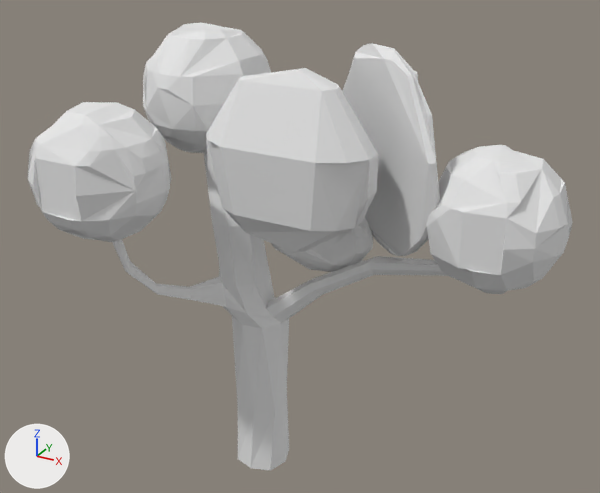
A saved change to the Blender file _Blender Files/Tree2.blend.
Both versions are drawn from a camera (50 mm lens) standing at (6.4, -10.29, 9.33) and looking at (0.83, -0.17, 4.27). Lighting does not change. The marker at lower left points along +X, +Y and +Z.

The scene before the commit, as lines of its bpy script (objects in view):
```python
me_cube = bpy.data.meshes.new('Cube')
me_cube.from_pydata(...)  # 744 vertices, 321 faces; spans x -2.3..4.67, y -2.87..2.34, z 0.0..7.4
me_cube.materials.append(mat_material)  # white #e7e7e7
ob_cube = bpy.data.objects.new('Cube', me_cube)
ob_cube.location = (0.0, 0.0, 0.0)
```
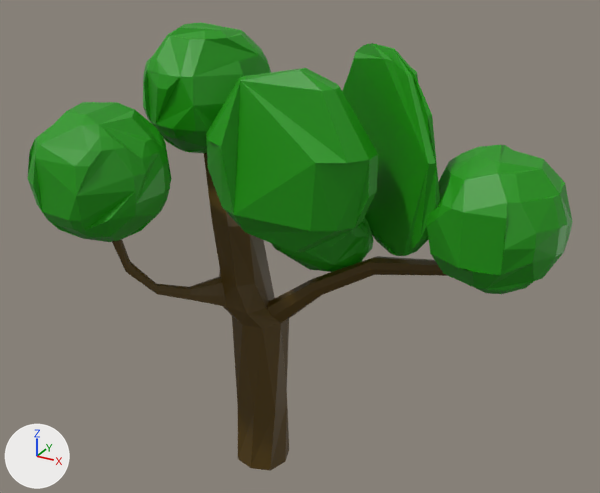
The change in detail:
Picture 'Tree2.png' (img_tree2_png) is new.
Material 'Tree2.png' (mat_tree2_png) is new.
Its texture is img_tree2_png.
me_cube is used by ob_cube; location (0.0, 0.0, 0.0).
me_cube had 744 vertices, 321 faces and spanned x -2.3..4.67, y -2.87..2.34, z 0.0..7.4.
me_cube now has 743 vertices, 320 faces and spans x -2.3..4.67, y -2.87..2.34, z 0.0..7.4.
me_cube part 1: 318 faces spanning x -2.3..4.67, y -2.87..2.34, z 0.0..7.4 switch from mat_material (white #e7e7e7) to mat_tree2_png (picture img_tree2_png).

Where the change shows, as pixel boxes [x1, y1, x2, y2] in the pictures (600 x 493 px):
part 1 of me_cube, recoloured (grey to green): [28, 22, 573, 471] in both
